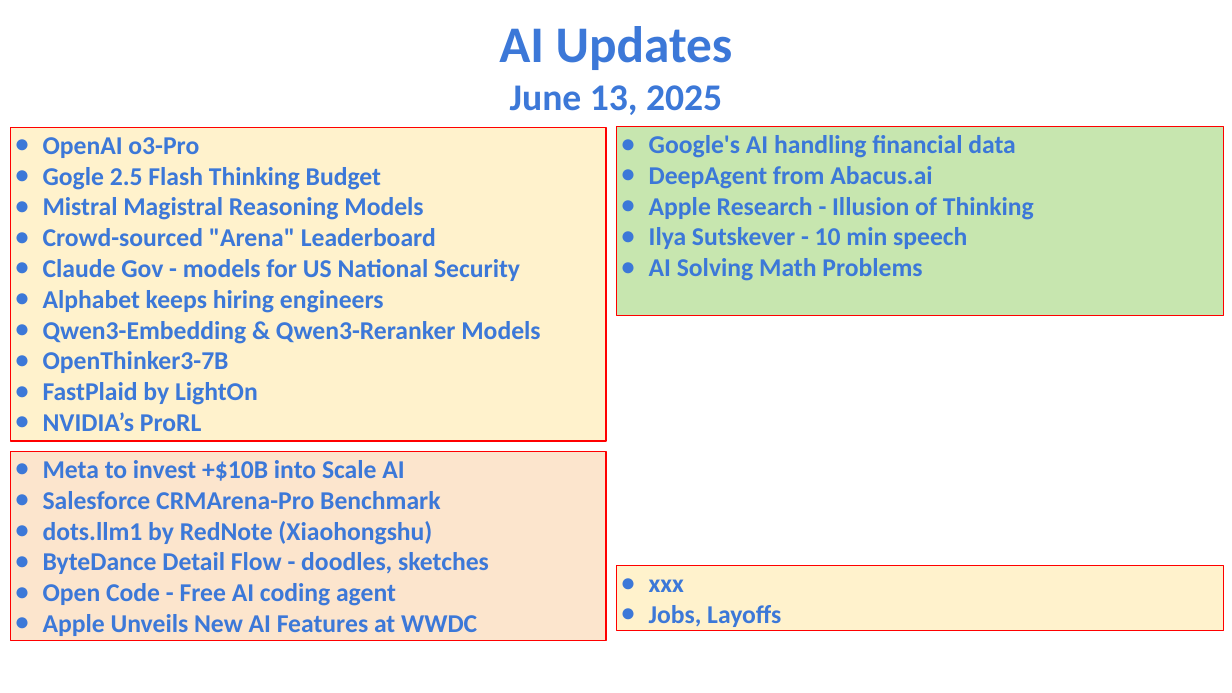
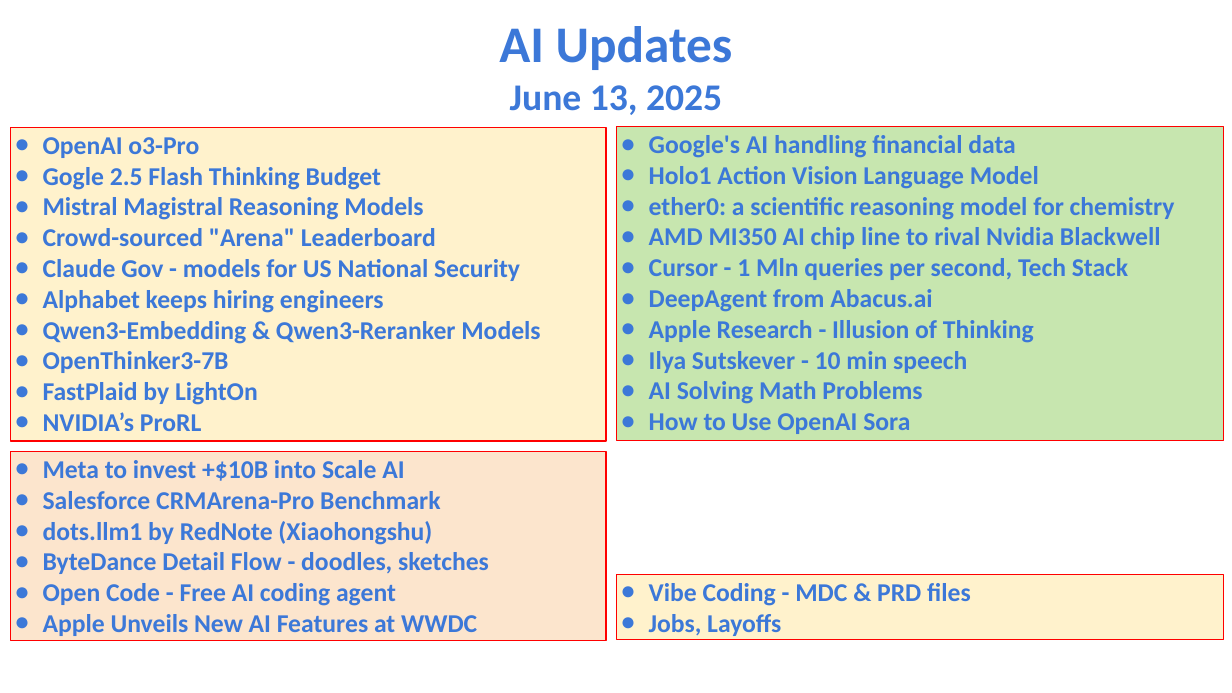
Before and after one commit to lselector/seminar, a slide deck: slide 1 of 2025/2025-06-13-AI-Updates.pptx. Drawn at 1232x693 pixels with LibreOffice and Linux fonts; fonts in the diff are those of the drawing. Boxes give left, top, right and bottom in pixels: in the first picture for what was removed or moved away, otherwise in the second. Text is boxed around its words. In the diff, an @@ line names an element or a change of style, - is before the commit and + after.

```diff
--- a/2025/2025-06-13-AI-Updates.pptx
+++ b/2025/2025-06-13-AI-Updates.pptx
@@ rectangle "Google's AI handling financial data" resized from (x1=617, y1=127, x2=1223, y2=317) to (x1=617, y1=127, x2=1223, y2=441) @@
@@ text in rectangle at (x1=649, y1=166, x2=1175, y2=280): paragraphs added @@
+● Holo1 Action Vision Language Model
+● ether0: a scientific reasoning model for chemistry
+● AMD MI350 AI chip line to rival Nvidia Blackwell
+● Cursor - 1 Mln queries per second, Tech Stack
@@ text in rectangle at (x1=649, y1=413, x2=910, y2=434): paragraph added @@
+● How to Use OpenAI Sora
@@ rectangle "Vibe Coding - MDC & ..." moved from (x1=617, y1=565, x2=1223, y2=631) to (x1=617, y1=574, x2=1223, y2=639) @@
@@ text in rectangle at (x1=649, y1=583, x2=971, y2=606): text changed @@
-● xxx
+● Vibe Coding - MDC & PRD files
```
Also in this commit, not shown: 10 other slides changed, 4 slides added.
